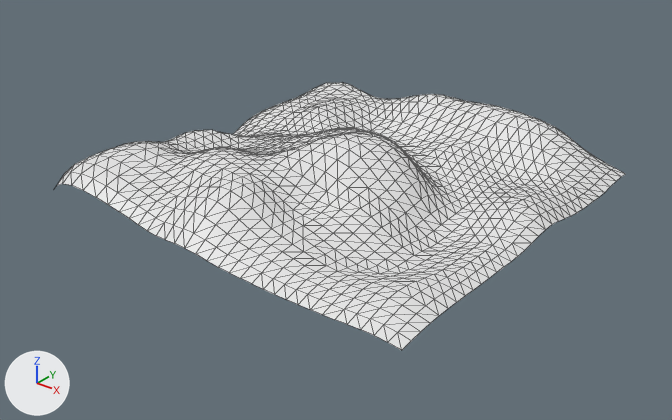
The OBJ model models/floor.obj: old version first, new version second.
Both versions are drawn from a camera (50 mm lens) standing at (260.0, -339.0, 199.0) and looking at (4.0, -19.0, 0.0). The lights are fixed; the arrows at lower left show +X, +Y and +Z. Mesh edges are drawn as thin lines. Where no turn or scale is listed for an object, it has been applied to the vertices.
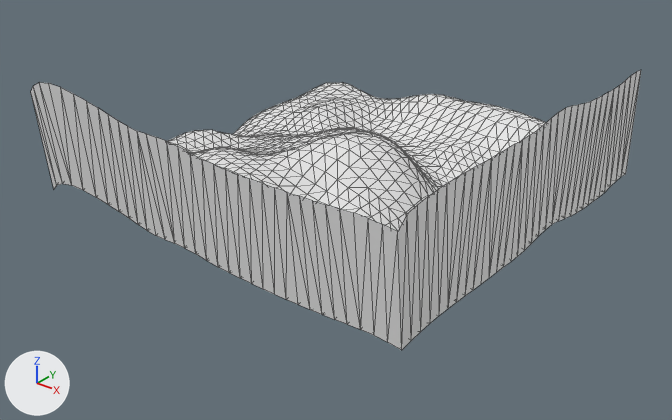
The newer file is also rescaled (x0.5) as a whole; pictures and numbers use the older file's frame.

What the commit changed:
me_plane is used by ob_plane; location (0.0, 0.0, 0.0).
me_plane had 1089 vertices, 2048 faces and spanned x -105.0..101.0, y -107.0..109.0, z 1.0..35.0.
me_plane now has 1155 vertices, 2177 faces and spans x -105.0..101.0, y -112.0..109.0, z 1.0..70.0.
Part 1, on me_plane:
22 vertices are added at x -104.0..100.0, y -112.0..50.0, z 53.0..70.0.
22 new vertices lie (0.0, 0.0, 56.0) away from vertices in x 100.0..101.0, y -100.0..101.0, z 3.0..8.0.
9 new vertices lie (0.0, -4.0, 51.0) away from vertices in x -91.0..81.0, y -107.0..-101.0, z 3.0..18.0.
7 new vertices lie (0.0, 1.0, 56.0) away from vertices in x 100.0..101.0, y -82.0..94.0, z 3.0..6.0.
6 new vertices lie (0.0, -5.0, 51.0) away from vertices in x -98.0..25.0, y -105.0..-101.0, z 4.0..15.0.
129 new faces join them.

Changed parts and their boxes (x1, y1, x2, y2) in the pictures (672 x 420 px):
'Plane', reshaped (7% wider)
    before: (55, 83, 625, 350)
    after: (31, 70, 641, 350)
part 1 of me_plane, added
    after: (31, 70, 641, 350)
